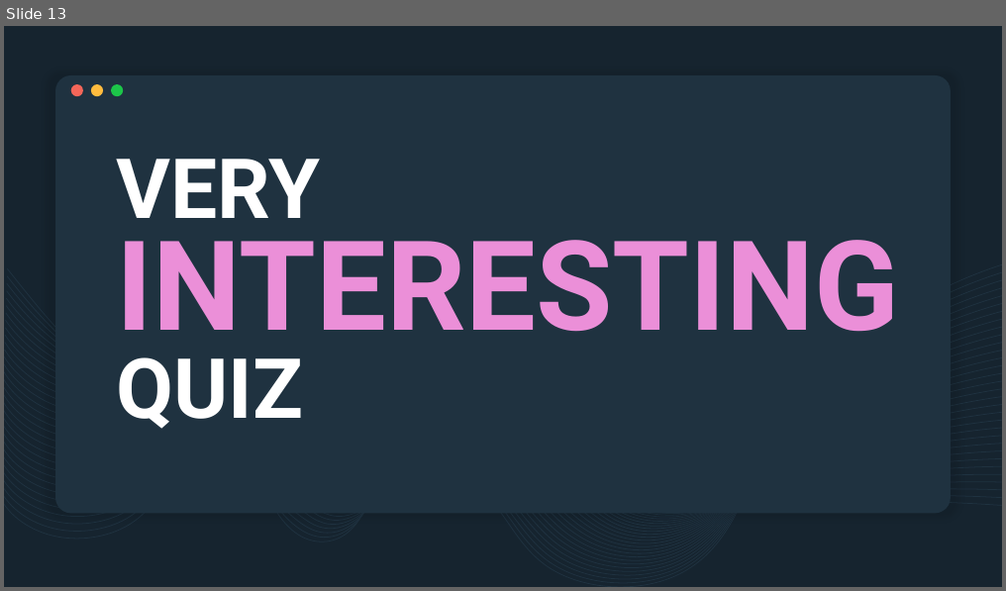
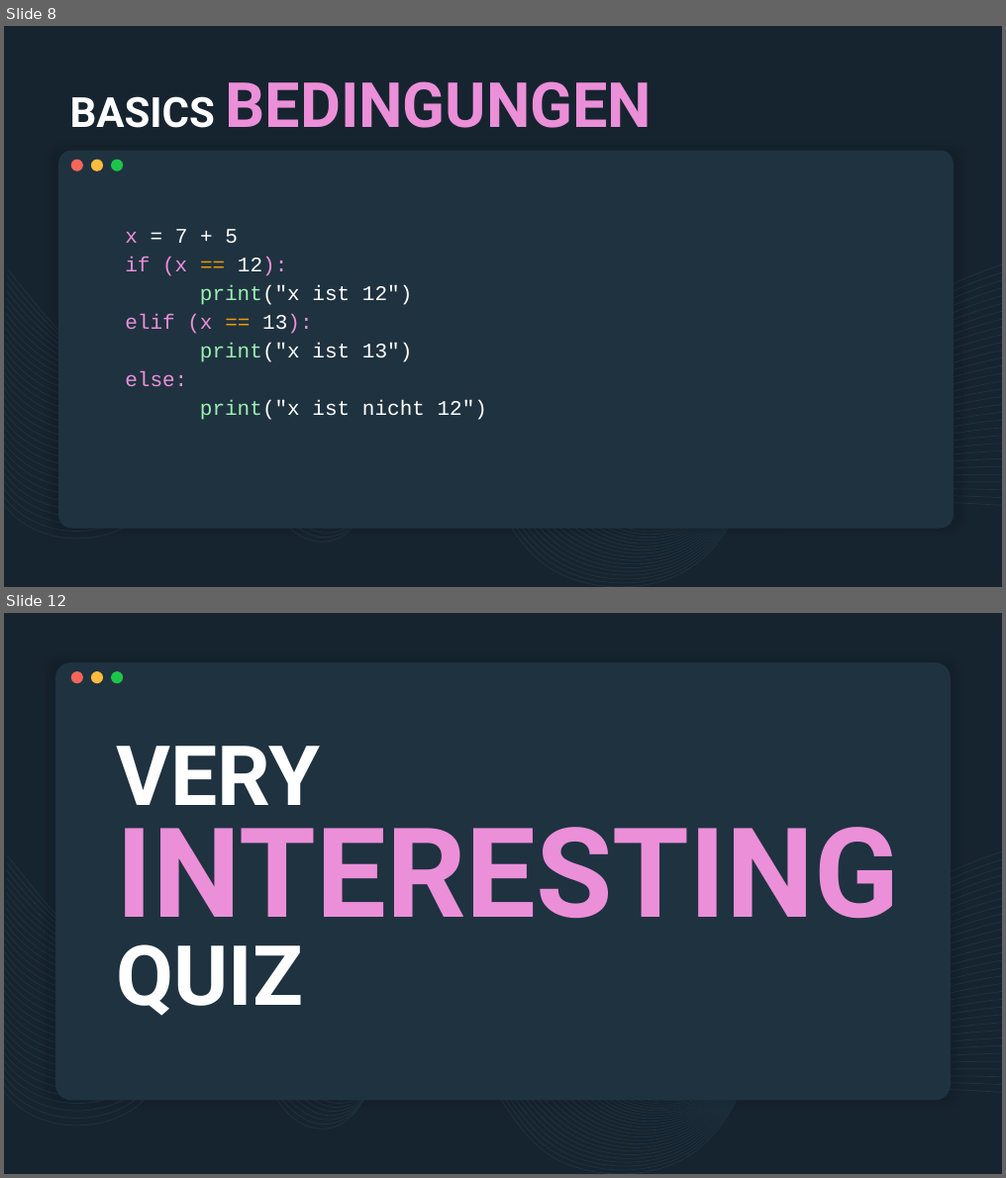
Before and after one commit to derech1e/python-beginner-course, a slide deck: 002/lesson_2.pptx. Shown one above the other, each under a label of ours: slide 13 before the commit, slides 8 and 12 after it; the slides between them are not shown. The pictures are 1006x591 and 1006x1178 pixels, drawn with LibreOffice and Linux fonts; fonts in the diff are those of the drawing. Boxes give left, top, right and bottom in pixels: in the first picture for what was removed or moved away, otherwise in the second. Text is boxed around its words. In the diff, an @@ line names an element or a change of style, - is before the commit and + after.

```diff
--- a/002/lesson_2.pptx
+++ b/002/lesson_2.pptx
@@ slide 8 added at box(4, 26, 1002, 587), background #16242F; not listed: 32 template elements that a slide beside it also shows @@
@@ title added at box(70, 81, 651, 128), 60 pt, text #EB8FD8, bold @@
+BASICS BEDINGUNGEN
@@ rounded rectangle added at box(58, 151, 954, 528), fill #1F3240 @@
@@ ellipse added at box(71, 160, 83, 172), fill #F46659 @@
@@ ellipse added at box(91, 160, 103, 172), fill #FFBC3E @@
@@ ellipse added at box(111, 160, 123, 172), fill #1CC549 @@
@@ text added at box(125, 229, 487, 420), 20 pt, text #FFFFFF @@
+x = 7 + 5
+if (x == 12):
+print("x ist 12")
+elif (x == 13):
+print("x ist 13")
+else:
+print("x ist nicht 12")
@@ what was slide 13 is now slide 12 @@
```
Also in this commit, not shown: 3 slides changed, 8 other slides added, 10 slides removed, 2 other files.
